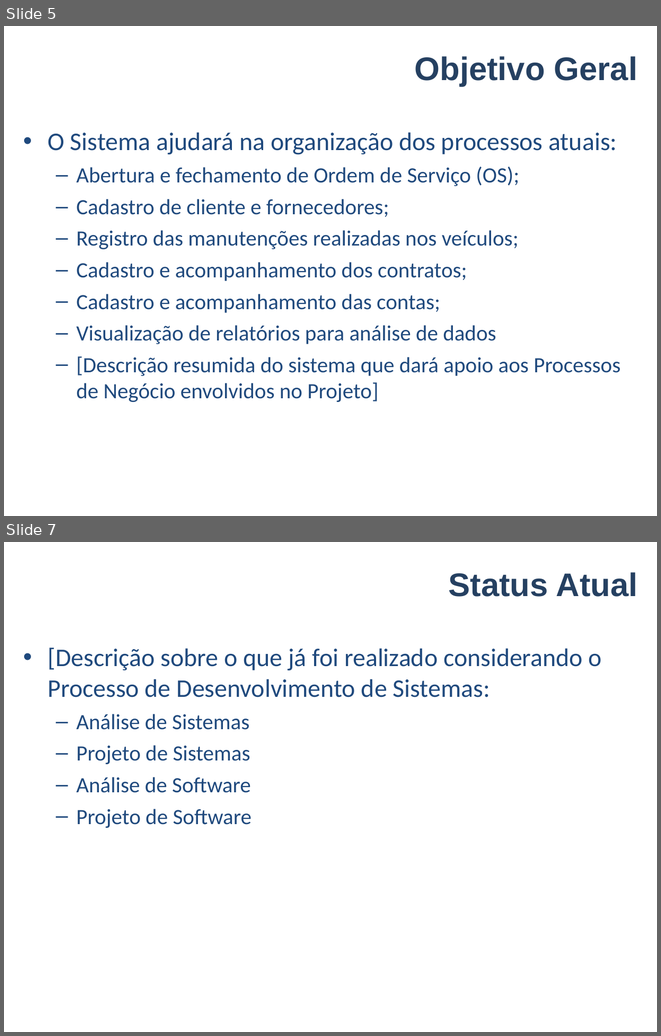
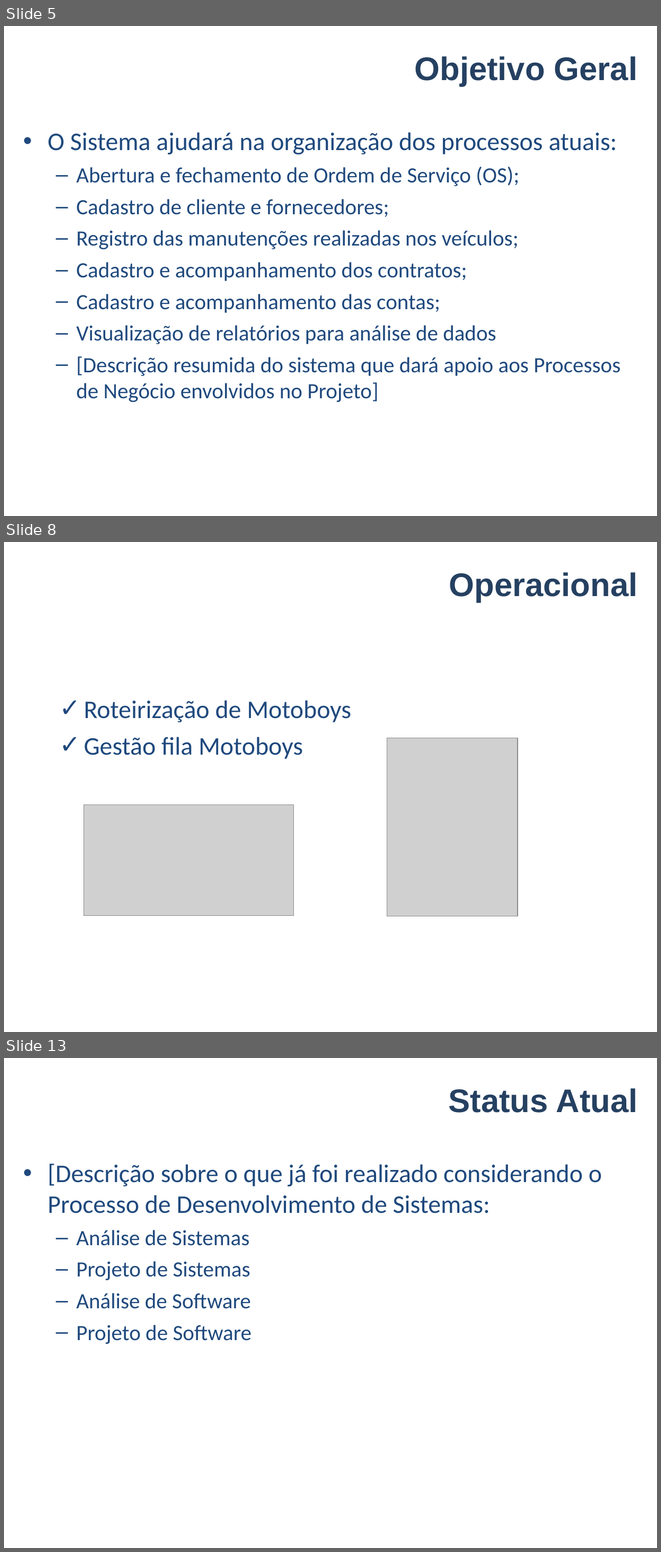
Before and after one commit to smrpuc/pos-fit-es10, a slide deck: Material Aulas/Metodologia de Pesquisa/FIT-TCC-Grupo04.ppt. Shown one above the other, each under a label of ours: slides 5 and 7 before the commit, slides 5, 8 and 13 after it; the slides between them are not shown. The pictures are 661x1036 and 661x1552 pixels, drawn with LibreOffice and Linux fonts; fonts in the diff are those of the drawing; grey boxes stand for pictures; background and template pictures are left out. Boxes give left, top, right and bottom in pixels: in the first picture for what was removed or moved away, otherwise in the second. Text is boxed around its words. In the diff, an @@ line names an element or a change of style, - is before the commit and + after.

```diff
--- a/Material Aulas/Metodologia de Pesquisa/FIT-TCC-Grupo04.ppt
+++ b/Material Aulas/Metodologia de Pesquisa/FIT-TCC-Grupo04.ppt
@@ slide 8 added at box(4, 542, 657, 1032), background #FFFFFF @@
@@ title added at box(449, 572, 638, 602), 36 pt, text #254061, bold @@
+Operacional
@@ text added at box(84, 700, 351, 759), 28 pt, text #1F497D @@
+✓ Roteirização de Motoboys
+✓ Gestão fila Motoboys
@@ picture added at box(387, 738, 518, 916) @@
@@ picture added at box(84, 804, 294, 916) @@
@@ what was slide 7 is now slide 13 @@
```
Also in this commit, not shown: 1 slide changed, 5 other slides added.
